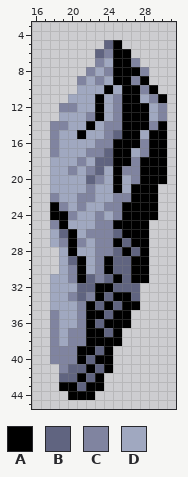
Pixel-art sprite -- Shadow Dancer/actors/projectiles/falling_rock_A.png. This is how it looked before the edit.
The file is 48x48 pixels. Shown: x 16..31, y 3..45.
Palette (. is transparent): A #000000  B #606480  C #8084a0  D #a0a8c0
Pixels before, first column x 18:
 5 ......BA.....
 6 .....BCAA....
 7 .....CDAAC...
 8 ....CDCAAAC..
 9 ...CDCDAACA..
10 ...DDDADAACA.
11 ..DDDADCAADCA
12 .CCDDADCAAADC
13 .DDDCADCAAADC
14 CCDDADCCAAACA
15 CDDADDCBAADAA
16 CDDDDCCAAACAA
17 CDDDCCBAADCAA
18 DDDCDBBAACAAA
19 DDCDCBDACCAAA
20 DDDDBCDADCAAA
21 DDDDCDDADAAA.
22 CDDCCDDCCAAA.
23 ACDCDDCCAAAA.
24 AACDDCDCAAAA.
25 CADDDCCAAAA..
26 DBADCCCBAAA..
27 DCACDCCABAA..
28 .DADDCCBABA..
29 .DBADCABBAA..
30 .DCADCABBAA..
31 DDCABCBABAA..
32 DDDBBAABBB...
33 DDCBCABAAB...
34 DDDCABABAA...
35 CDDCAABAA....
36 CDDCABAAA....
37 CDCCAABA.....
38 CDCCAAAA.....
39 CCCAABA......
40 CCCABAA......
41 .CBBABA......
42 .BBABA.......
43 .AABAA.......
44 ..AAA........
Now the later version:
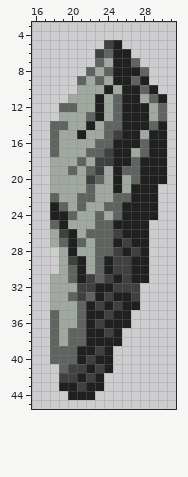
Change:
Colour A changes from #000000 to #202020.
Colour B changes from #606480 to #404040.
Colour C changes from #8084a0 to #606460.
Colour D changes from #a0a8c0 to #a0a8a0.
Pixel boxes of the changes (left, top, right, bottom) in both pictures:
changed: (50, 40, 167, 400)
